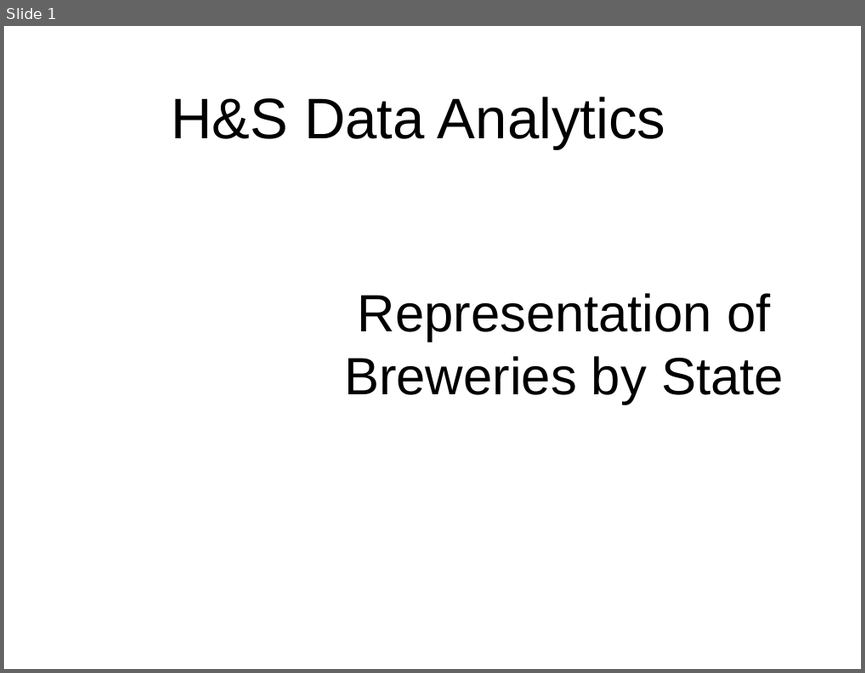
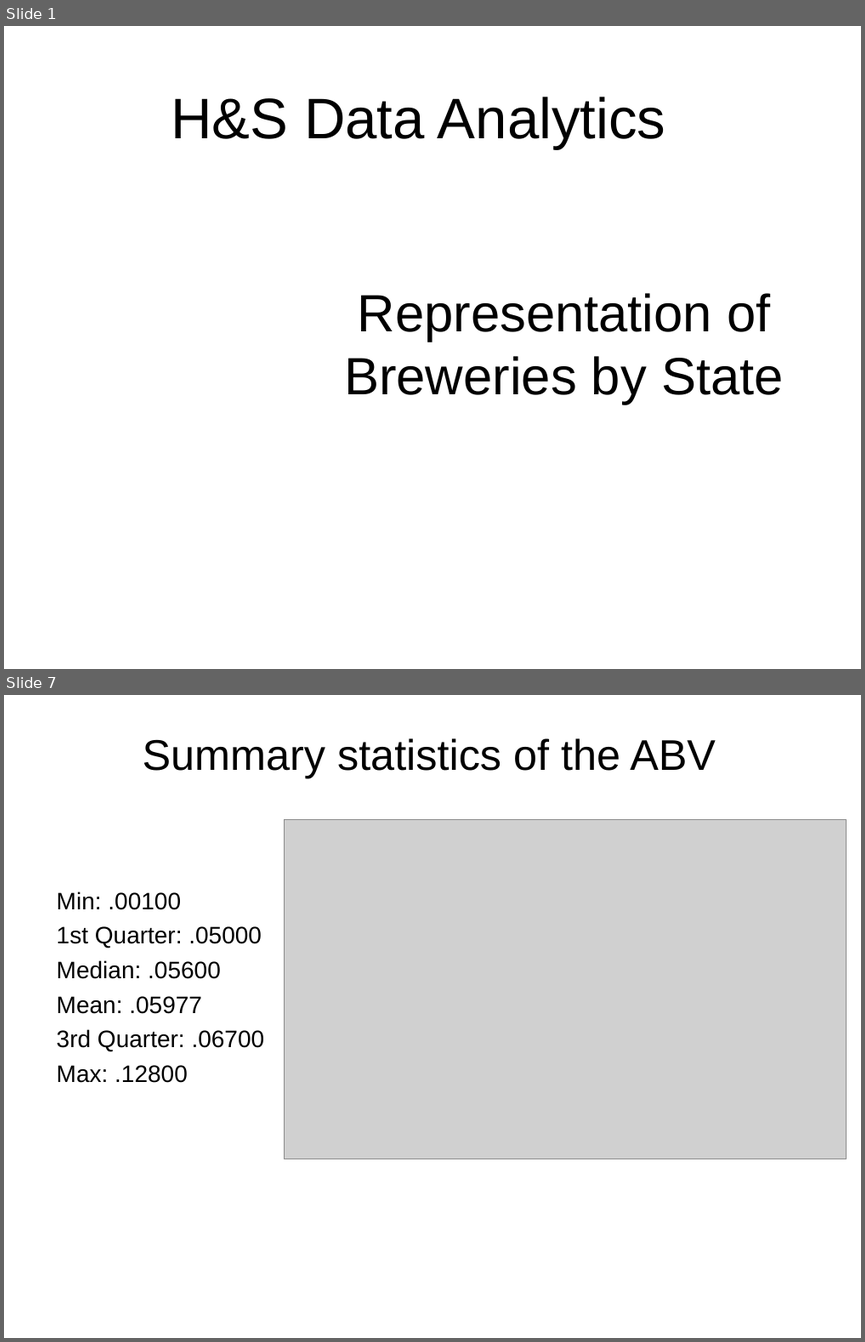
Before and after one commit to jjhorvath/SMUMSDS, a slide deck: Case_Study1.ppt. Shown one above the other, each under a label of ours: slide 1 before the commit, slides 1 and 7 after it; the slides between them are not shown. The pictures are 865x673 and 865x1342 pixels, drawn with LibreOffice and Linux fonts; fonts in the diff are those of the drawing; grey boxes stand for pictures; background and template pictures are left out. Boxes give left, top, right and bottom in pixels: in the first picture for what was removed or moved away, otherwise in the second. Text is boxed around its words. In the diff, an @@ line names an element or a change of style, - is before the commit and + after.

```diff
--- a/Case_Study1.ppt
+++ b/Case_Study1.ppt
@@ slide 7 added at (4, 695, 861, 1338), background picture (left out) @@
@@ title added at (143, 738, 715, 778), 36 pt, text #000000 @@
+Summary statistics of the ABV
@@ picture added at (284, 819, 846, 1158) @@
@@ text added at (57, 891, 265, 1083), 20 pt, text #000000 @@
+Min: .00100
+1st Quarter: .05000
+Median: .05600
+Mean: .05977
+3rd Quarter: .06700
+Max: .12800
```
Also in this commit, not shown: 4 slides changed, 2 other slides added, 2 other files.
